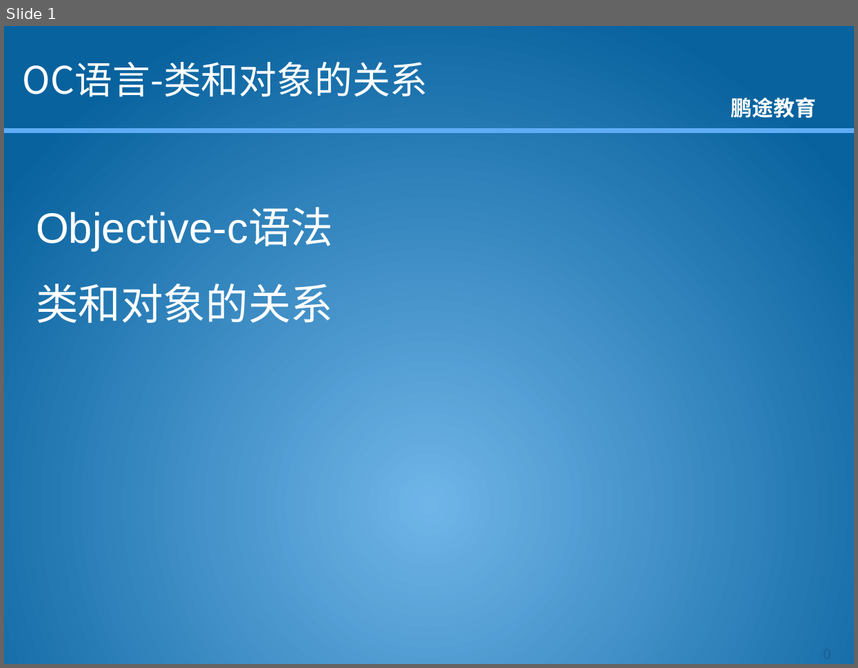
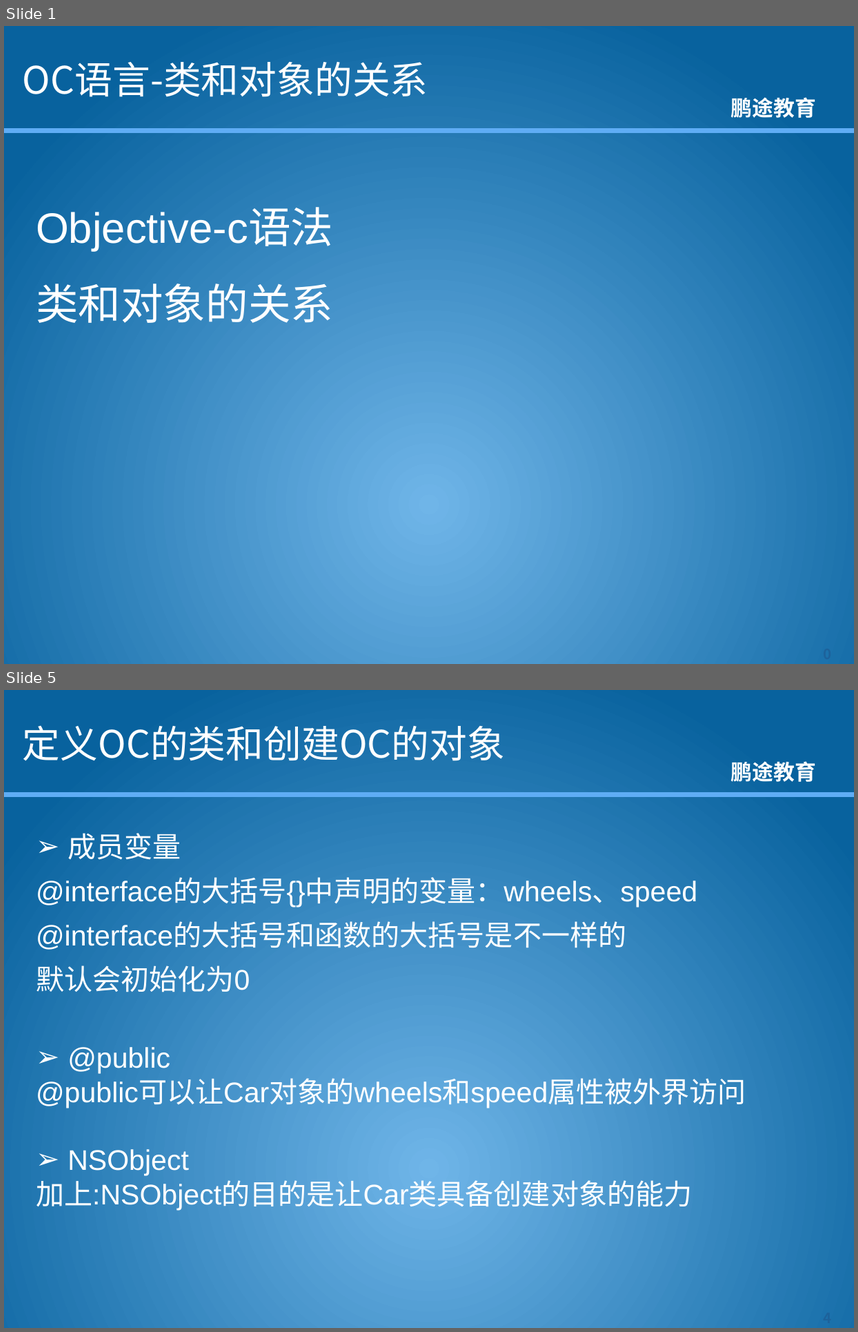
Before and after one commit to kkdmh77/gjh_baoche, a slide deck: 资料/课件/OC/OC语言-1.3-类和对象的关系.pptx. Shown one above the other, each under a label of ours: slide 1 before the commit, slides 1 and 5 after it; the slides between them are not shown. The pictures are 858x668 and 858x1332 pixels, drawn with LibreOffice and Linux fonts; fonts in the diff are those of the drawing; background and template pictures are left out. Boxes give left, top, right and bottom in pixels: in the first picture for what was removed or moved away, otherwise in the second. Text is boxed around its words. In the diff, an @@ line names an element or a change of style, - is before the commit and + after.

```diff
--- a/资料/课件/OC/OC语言-1.3-类和对象的关系.pptx
+++ b/资料/课件/OC/OC语言-1.3-类和对象的关系.pptx
@@ slide 5 added at [4,690,854,1328], background picture (left out); not listed: 2 template elements that a slide beside it also shows @@
@@ title added at [23,726,505,761], 32 pt, text #FFFFFF @@
+定义OC的类和创建OC的对象
@@ text added at [36,833,746,1211], 24 pt, text #FFFFFF @@
+➢ 成员变量
+@interface的大括号{}中声明的变量：wheels、speed
+@interface的大括号和函数的大括号是不一样的
+默认会初始化为0
+➢ @public
+@public可以让Car对象的wheels和speed属性被外界访问
+➢ NSObject
+加上:NSObject的目的是让Car类具备创建对象的能力
@@ page number added at [791,1303,854,1328], 12 pt, text #1D629B, bold @@
+4
```
Also in this commit, not shown: 6 other slides added, 8 other files.
